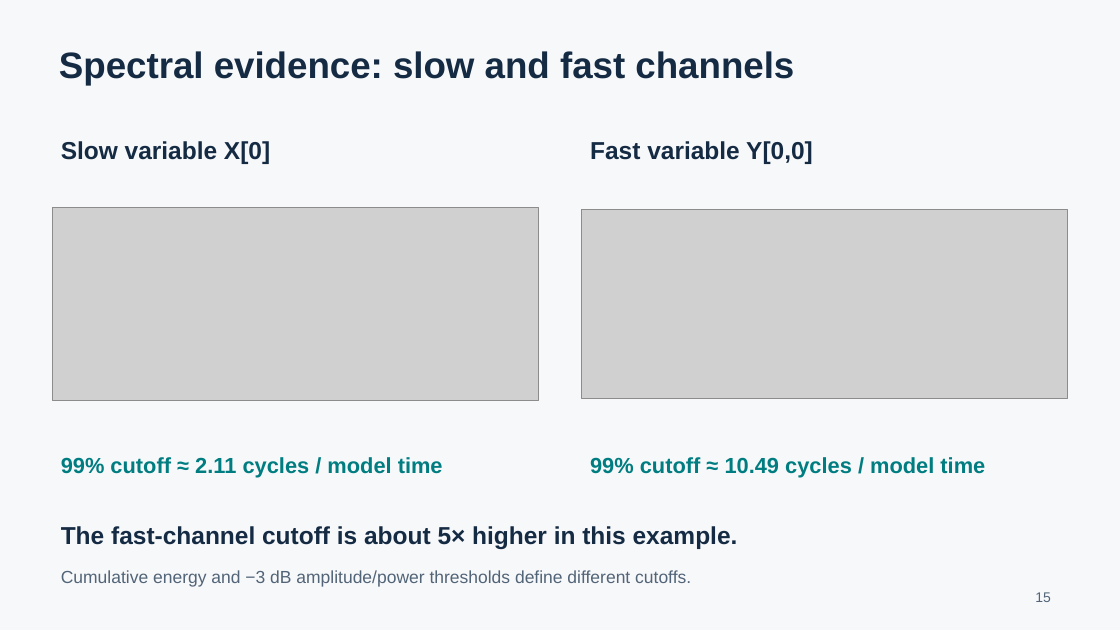
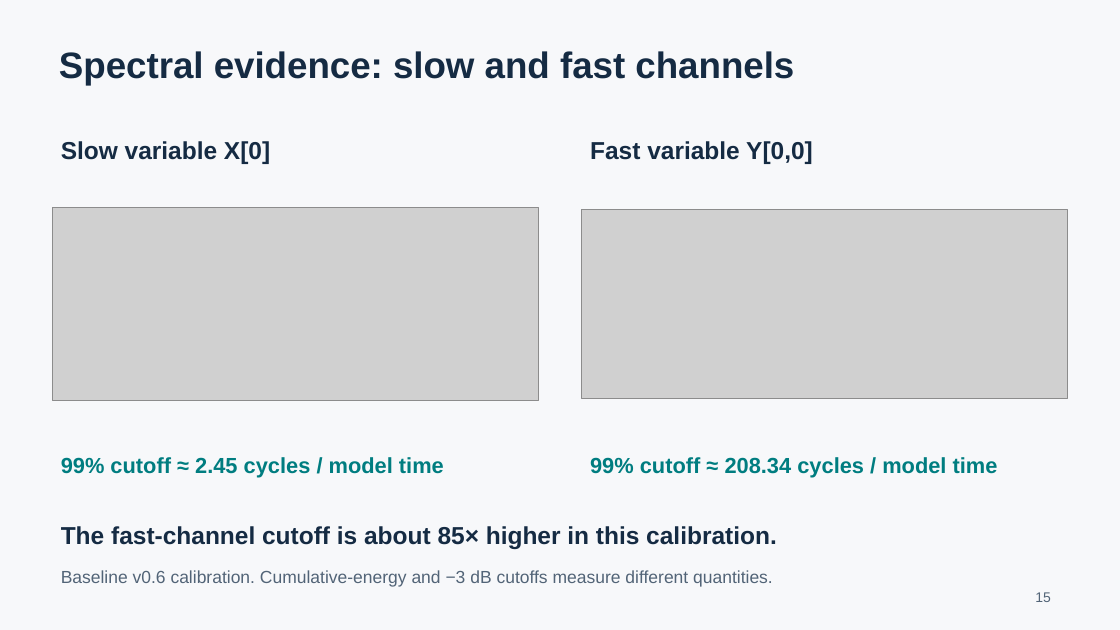
Before and after one commit to yzheng-ee/MultiscaleDynamicsAI, a slide deck: slide 18 of presentation.pptx. Drawn at 1120x630 pixels with LibreOffice and Linux fonts; fonts in the diff are those of the drawing; grey boxes stand for pictures. Boxes give left, top, right and bottom in pixels: in the first picture for what was removed or moved away, otherwise in the second. Text is boxed around its words. In the diff, an @@ line names an element or a change of style, - is before the commit and + after.

```diff
--- a/presentation.pptx
+++ b/presentation.pptx
@@ text at (61,457,444,477): text changed @@
-99% cutoff ≈ 2.11 cycles / model time
+99% cutoff ≈ 2.45 cycles / model time
@@ text at (590,457,998,477): text changed @@
-99% cutoff ≈ 10.49 cycles / model time
+99% cutoff ≈ 208.34 cycles / model time
@@ text at (61,526,777,549): text changed @@
-The fast-channel cutoff is about 5× higher in this example.
+The fast-channel cutoff is about 85× higher in this calibration.
@@ text at (61,570,773,587): text changed @@
-Cumulative energy and −3 dB amplitude/power thresholds define different cutoffs.
+Baseline v0.6 calibration. Cumulative-energy and −3 dB cutoffs measure different quantities.
```
Also in this commit, not shown: 19 other slides changed, 52 other files.
